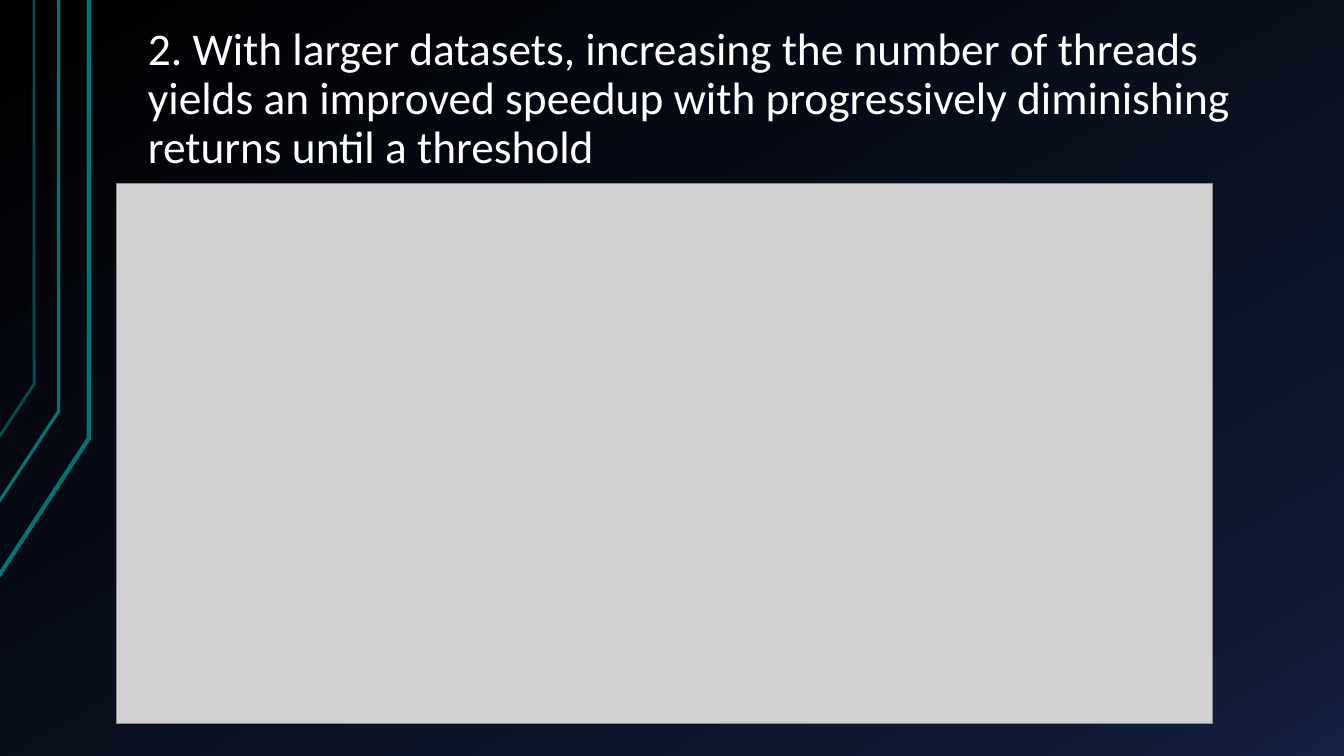
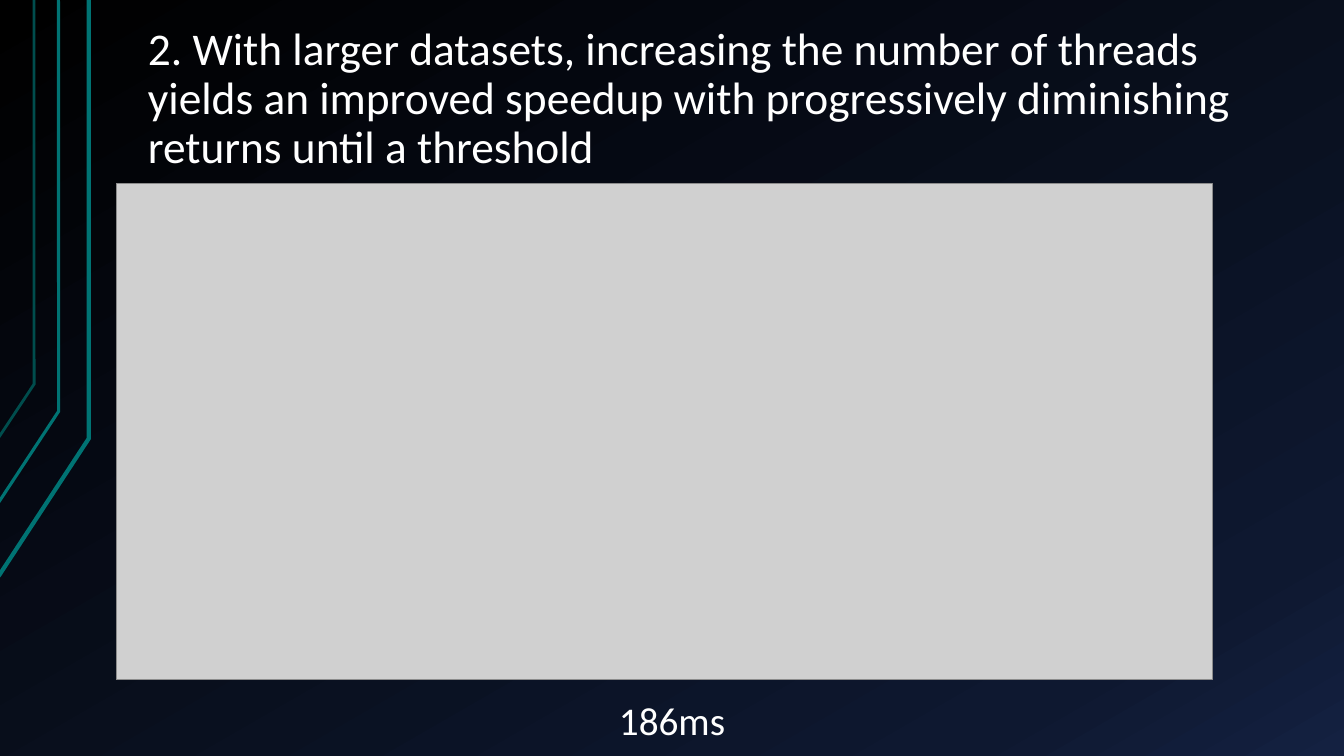
Before and after one commit to glmquint/K-Means-local, a slide deck: slide 10 of documentazione/presentazione.pptx. Drawn at 1344x756 pixels with LibreOffice and Linux fonts; fonts in the diff are those of the drawing; grey boxes stand for pictures. Boxes give left, top, right and bottom in pixels: in the first picture for what was removed or moved away, otherwise in the second. Text is boxed around its words. In the diff, an @@ line names an element or a change of style, - is before the commit and + after.

```diff
--- a/documentazione/presentazione.pptx
+++ b/documentazione/presentazione.pptx
@@ picture: place and size @@
-picture at box(116, 184, 1212, 723)
+picture at box(116, 184, 1212, 680)
@@ text added at box(619, 708, 725, 736), 28 pt, text #FFFFFF @@
+186ms
```
Also in this commit, not shown: 2 other slides changed, 1 slide added, 1 other file.
